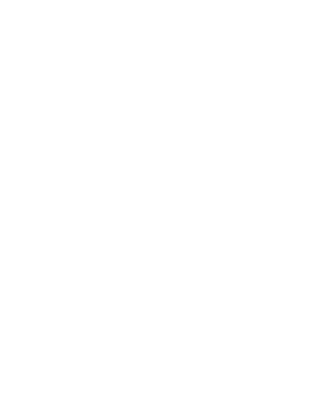
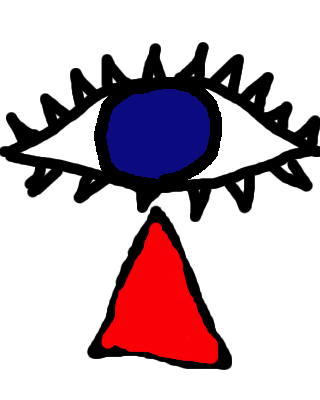
The second w=320, h=400 image is a revision of the first. Changes to its layers:
showed "Ball0.in0" over [94, 77, 222, 190]
showed "Eye0_out" over [0, 42, 320, 222]
added layer "レイヤー 2" above "レイヤー 1" over [101, 222, 218, 364]
added layer "レイヤー 1" above "Leg2_1" over [87, 205, 232, 370]
